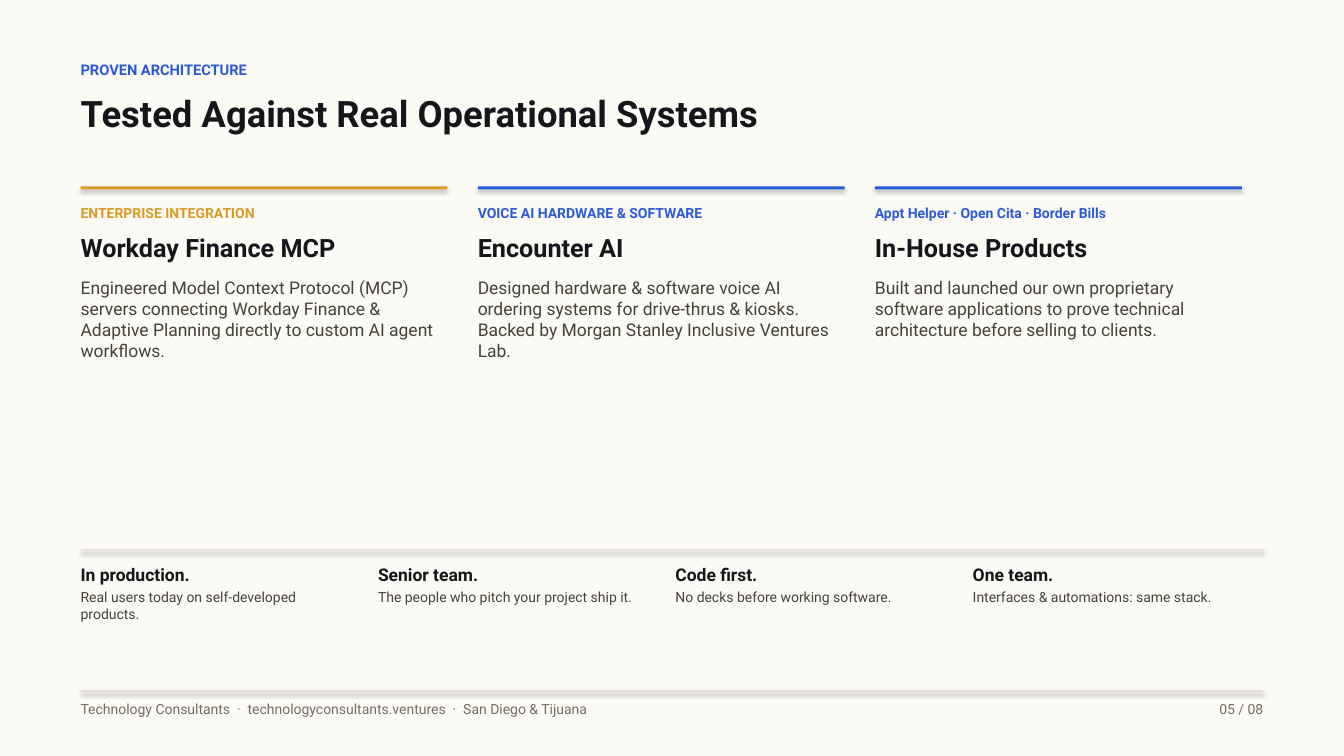
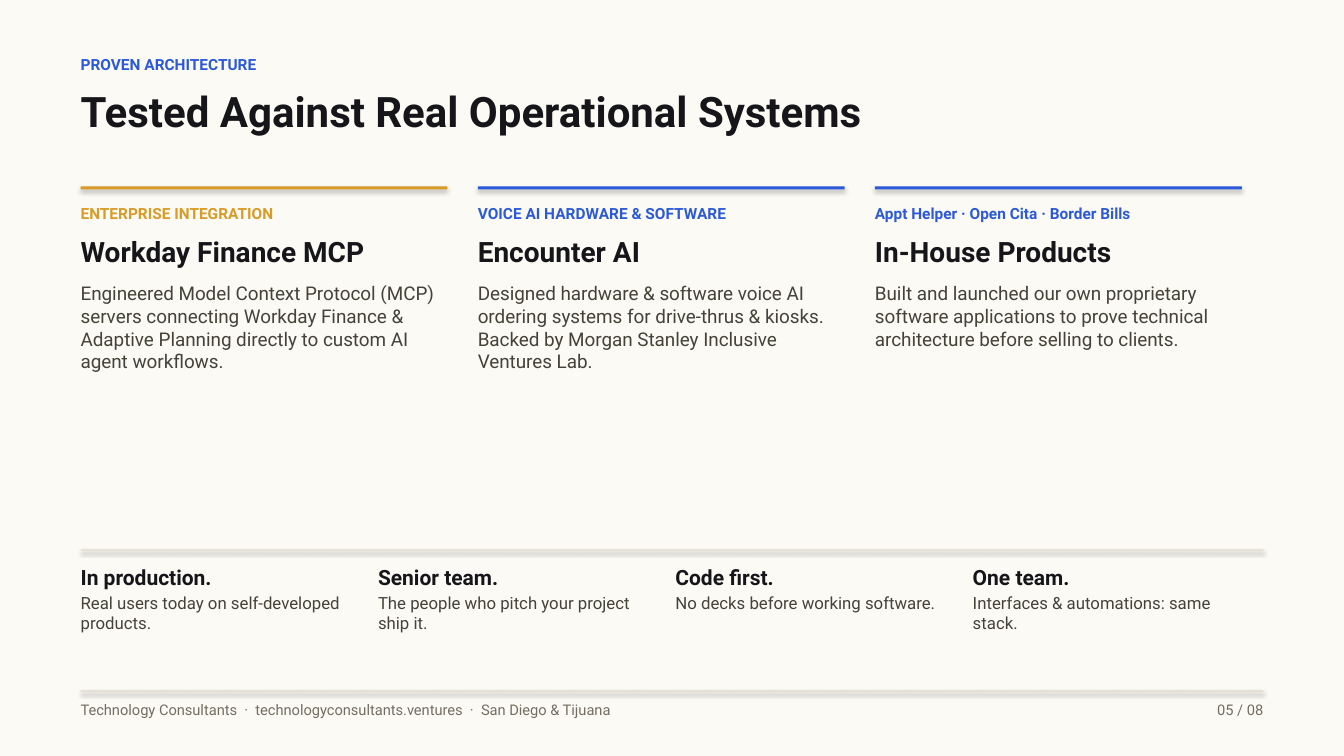
Before and after one commit to rguido198/TechnologyConsultantsVentures, a slide deck: slide 5 of Technology_Consultants_Who_to_Send_My_Way.pptx. Drawn at 1344x756 pixels with LibreOffice and Linux fonts; fonts in the diff are those of the drawing. Boxes give left, top, right and bottom in pixels: in the first picture for what was removed or moved away, otherwise in the second. Text is boxed around its words. In the diff, an @@ line names an element or a change of style, - is before the commit and + after.

```diff
--- a/Technology_Consultants_Who_to_Send_My_Way.pptx
+++ b/Technology_Consultants_Who_to_Send_My_Way.pptx
@@ text "PROVEN ARCHITECTURE" at bbox=[81, 59, 256, 70]: size 10.5 to 11 pt @@
@@ text "Tested Against Real Operational Systems" at bbox=[81, 95, 861, 136]: size 26 to 30 pt @@
@@ text "ENTERPRISE INTEGRATION" at bbox=[81, 208, 434, 372]: size 10 to 11 pt in "ENTERPRISE INTEGRATION"; size 18 to 20 pt in "Workday Finance MCP"; size 12.5 to 13.5 pt in "Engineered Model Context Protocol (MCP) servers connecting ..." @@
@@ text "VOICE AI HARDWARE & SOFTWARE" at bbox=[478, 208, 824, 368]: size 10 to 11 pt in "VOICE AI HARDWARE & SOFTWARE"; size 18 to 20 pt in "Encounter AI"; size 12.5 to 13.5 pt in "Designed hardware & software voice AI ordering ..." @@
@@ text "Appt Helper · Open Cita ..." at bbox=[875, 207, 1208, 350]: size 10 to 11 pt in "Appt Helper · Open Cita · Border ..."; size 18 to 20 pt in "In-House Products"; size 12.5 to 13.5 pt in "Built and launched our own proprietary software ..." @@
@@ text "In production." at bbox=[81, 569, 340, 633]: size 12.5 to 15 pt in "In production."; size 10 to 12 pt in "Real users today on self-developed products." @@
@@ text "Senior team." at bbox=[378, 569, 630, 633]: size 12.5 to 15 pt in "Senior team."; size 10 to 12 pt in "The people who pitch your project ship ..." @@
@@ text "Code first." at bbox=[675, 569, 935, 613]: size 12.5 to 15 pt in "Code first."; size 10 to 12 pt in "No decks before working software." @@
@@ text "One team." at bbox=[973, 570, 1210, 629]: size 12.5 to 15 pt in "One team."; size 10 to 12 pt in "Interfaces & automations: same stack." @@
@@ text "Technology Consultants · technologyconsultants.ventures · ..." at bbox=[81, 704, 611, 718]: size 10 to 10.5 pt @@
@@ text "05 / 08" at bbox=[1217, 704, 1263, 715]: size 10 to 10.5 pt @@
```
Also in this commit, not shown: 7 other slides changed, 1 other file.
